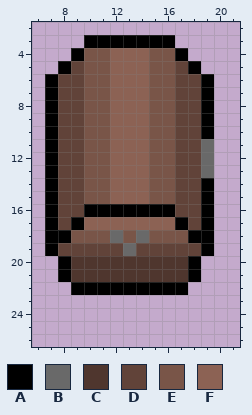
Pixel-art sprite: Q2 Project/src/objectSprites/chestRight.png. The first picture shows the starting point.
The file is 84x84 pixels, drawn in blocks of 3x3; one block is one cell here. Shown: x 6..21, y 2..26.
Palette (. is transparent): A #000000  B #696969  C #4f362e  D #614339  E #795548  F #8c6254
Pixels before, first column x 7:
 3 ...AAAAAAA...
 4 ..AEEFFFEEA..
 5 .ADEEFFFEEDA.
 6 ADDEEFFFEEDDA
 7 ADDEEFFFEEDDA
 8 ADDEEFFFEEDDA
 9 ADDEEFFFEEDDA
10 ADDEEFFFEEDDA
11 ADDEEFFFEEDDB
12 ADDEEFFFEEDDB
13 ADDEEFFFEEDDB
14 ADDEEFFFEEDDA
15 ADDEEFFFEEDDA
16 ADDAAAAAAADDA
17 ADAFFFFFFFADA
18 AAEEEBEBEEEAA
19 ADDDDDBDDDDDA
20 .ACCCCCCCCCA.
21 .ACCCCCCCCCA.
22 ..AAAAAAAAA..
New version:
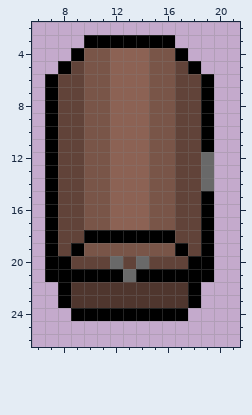
Log entry: added chests, will add items later
The edit:
y 11: x 19 B -> A
y 14: x 19 A -> B
y 16: x 10..16 AAAAAAA -> EEFFFEE
y 17: x 9..11 AFF -> DEE; x 15..17 FFA -> EED
y 18: x 8..18 AEEEBEBEEEA -> DDAAAAAAADD
y 19: x 9..17 DDDDBDDDD -> AEEEEEEEA
y 20: x 7 . -> A; x 9..17 CCCCCCCCC -> DDDBDBDDD; x 19 . -> A
y 21: x 7 . -> A; x 9..17 CCCCCCCCC -> AAAABAAAA; x 19 . -> A
y 22: x 8..18 .AAAAAAAAA. -> ACCCCCCCCCA
y 23: x 8..18 ........... -> ACCCCCCCCCA
y 24: x 9..17 ......... -> AAAAAAAAA
